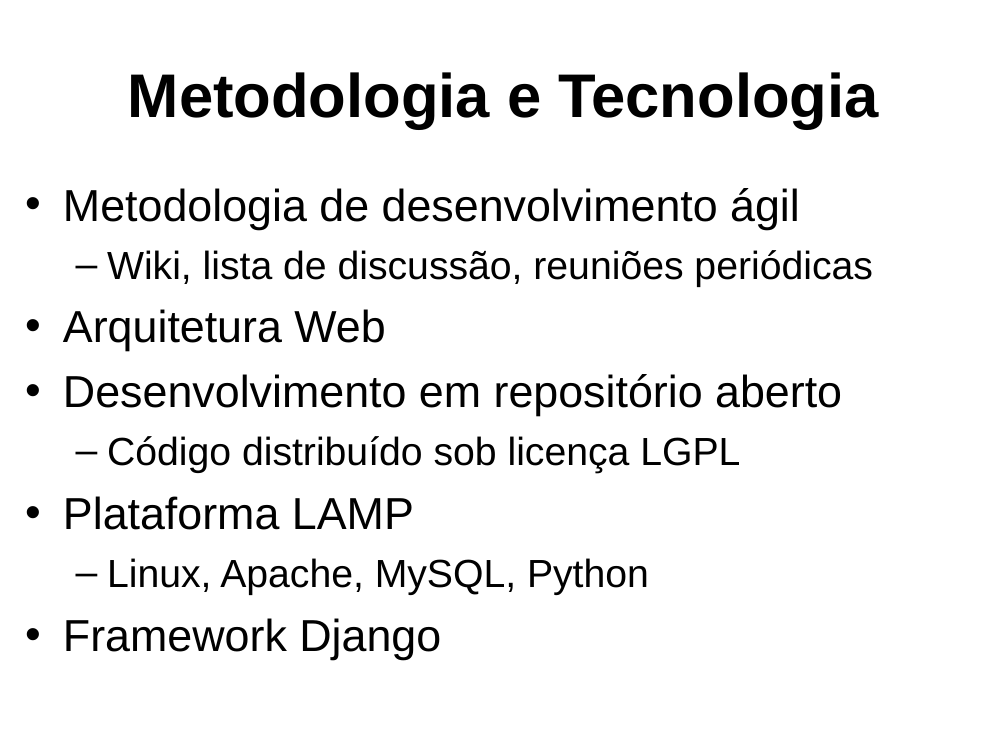
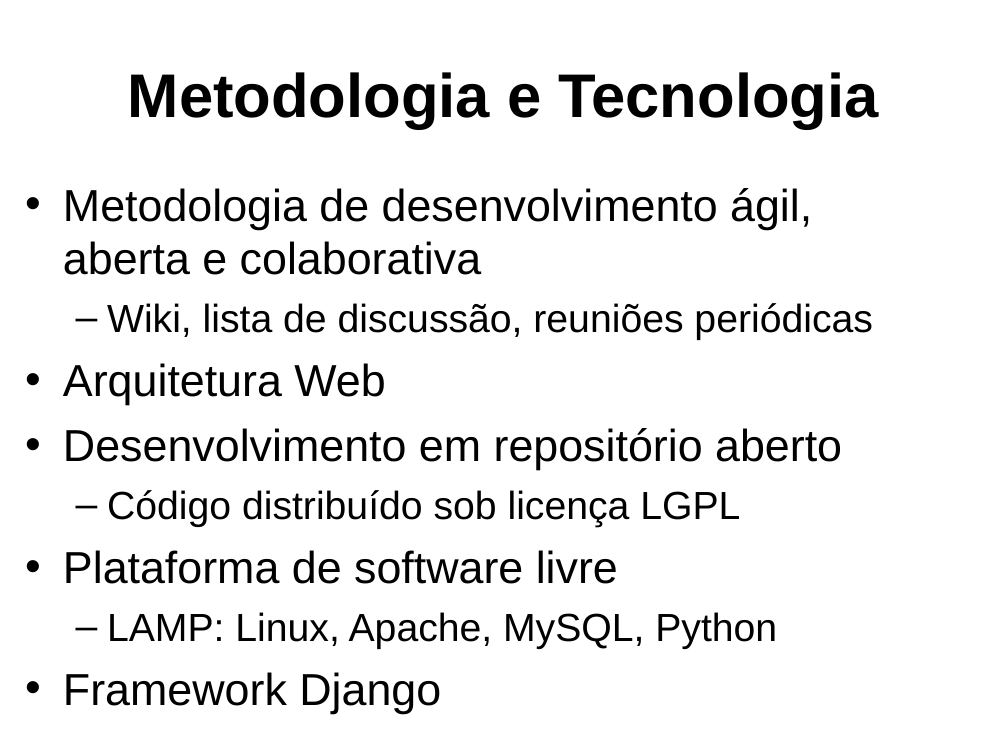
Before and after one commit to frac/opentrials, a slide deck: slide 15 of docs/fiocruz-2009-10.odp. Drawn at 1008x756 pixels with LibreOffice and Linux fonts; fonts in the diff are those of the drawing; background and template pictures are left out. Boxes give left, top, right and bottom in pixels: in the first picture for what was removed or moved away, otherwise in the second. Text is boxed around its words. In the diff, an @@ line names an element or a change of style, - is before the commit and + after.

```diff
--- a/docs/fiocruz-2009-10.odp
+++ b/docs/fiocruz-2009-10.odp
@@ text at box(63, 188, 812, 275): text changed @@
-• Metodologia de desenvolvimento ágil
+• Metodologia de desenvolvimento ágil,
+  aberta e colaborativa
@@ text at box(63, 550, 777, 649): text changed @@
-• Plataforma LAMP
-  – Linux, Apache, MySQL, Python
+• Plataforma de software livre
+  – LAMP: Linux, Apache, MySQL, Python
```
Also in this commit, not shown: 2 other slides changed, 1 other file.
